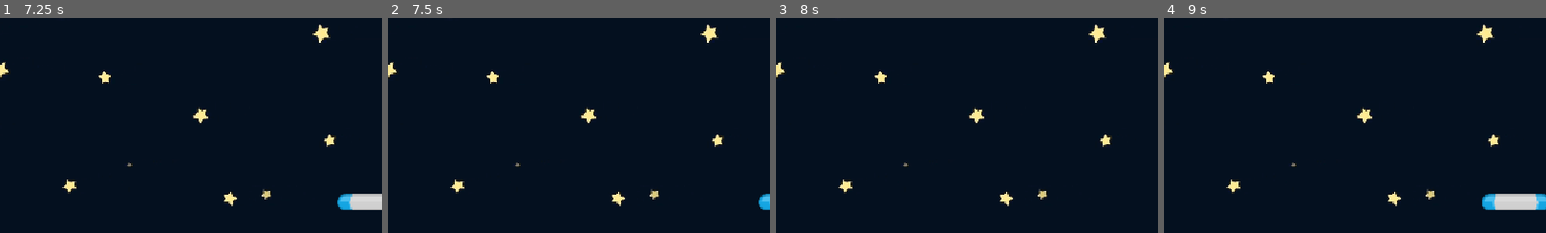
Above: before the commit, frames 1-4 (left to right).
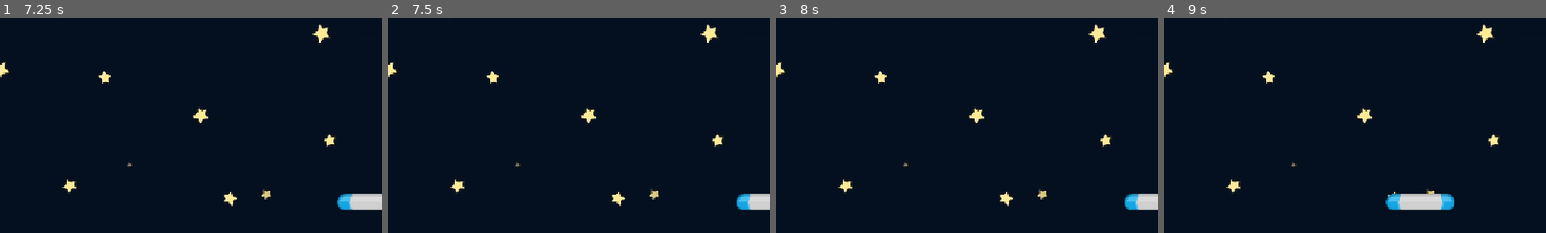
Above: after the commit, the same moments.

Repository: Sparky-turned-Coder/godot_projects
Game: Godot game, scene res://Scenes/Game/Game.tscn
The game is run twice, just before and just after one commit, with the same random seed, the same clock (stepped at 60 frames per second) and the same inputs.
Inputs:
- Up to frame 1 (7.25 s): hold D (move_right) 0.53-2.03 s; hold A (move_left) 2.03-4.28 s; hold D (move_right) from 4.28 s (still down)
- Up to frame 2 (7.5 s): keep holding D (move_right)
- Up to frame 3 (8 s): keep holding D (move_right)
- Up to frame 4 (9 s): tap Enter at 8 s; release D (move_right) at 8.03 s; hold A (move_left) from 8.03 s (still down)
The pictures show only the part of the screen within x 50-100%, y 50-100%; the shares and areas given below are measured in that part.

Frame 1 is identical in both runs. In frame 2, 0.6% of the frame differs, in the area x 91-100%, y 81-90%; in frame 3, 0.6%; in frame 4, 2.6%, in the area x 58-100%, y 81-90%.

Commit message:
set paddle to not move off screen. Cleaned up input code

Diff:
--- a/Scenes/Gems/Gem.gd
+++ b/Scenes/Gems/Gem.gd
@@ -1,7 +1,6 @@
 extends Area2D
 
 const SPEED: float = 100.0
-
 
 # Called when the node enters the scene tree for the first time.
 func _ready() -> void:
--- a/Scenes/Paddle/Paddle.gd
+++ b/Scenes/Paddle/Paddle.gd
@@ -8,7 +8,17 @@
 
 # Called every frame. 'delta' is the elapsed time since the previous frame.
 func _process(delta: float) -> void:
-	if Input.is_action_pressed("move_left") == true: # == true: is not necessary here
-		position.x -= SPEED * delta
-	if Input.is_action_pressed("move_right") == true:
-		position.x += SPEED * delta
+	#if Input.is_action_pressed("move_left") == true: # == true: is not necessary here
+		#position.x -= SPEED * delta
+	#if Input.is_action_pressed("move_right") == true:
+		#position.x += SPEED * delta
+
+	# More efficient method for left and right inputs
+	var movement: float = Input.get_axis("move_left", "move_right")
+	position.x += SPEED * delta * movement
+
+	position.x = clampf(position.x, get_viewport_rect().position.x, get_viewport_rect().end.x)
+	#var window_size = get_viewport_rect().size
+	#var sprite_size = Vector2(70, 108)
+
+	#global_position.x = clampf(global_position.x, 75, window_size.x - sprite_size.x)  # I overthought this big time
